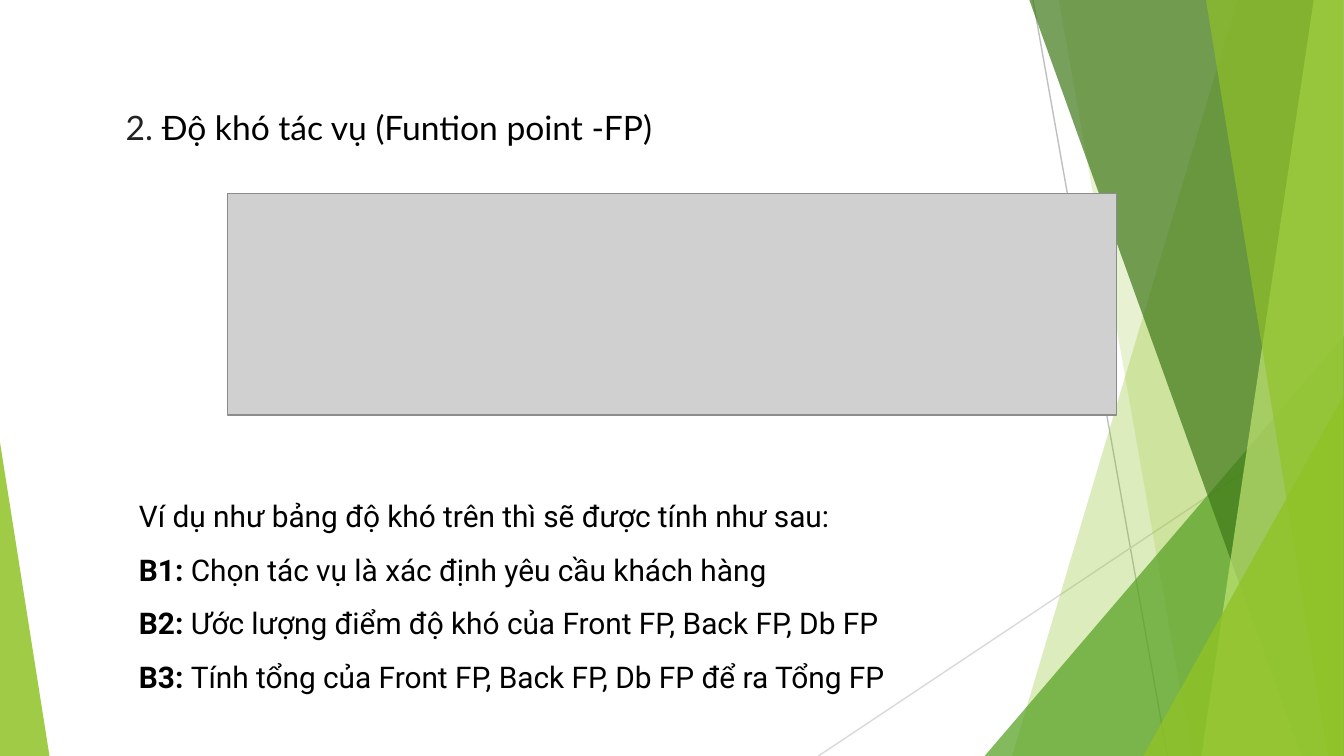
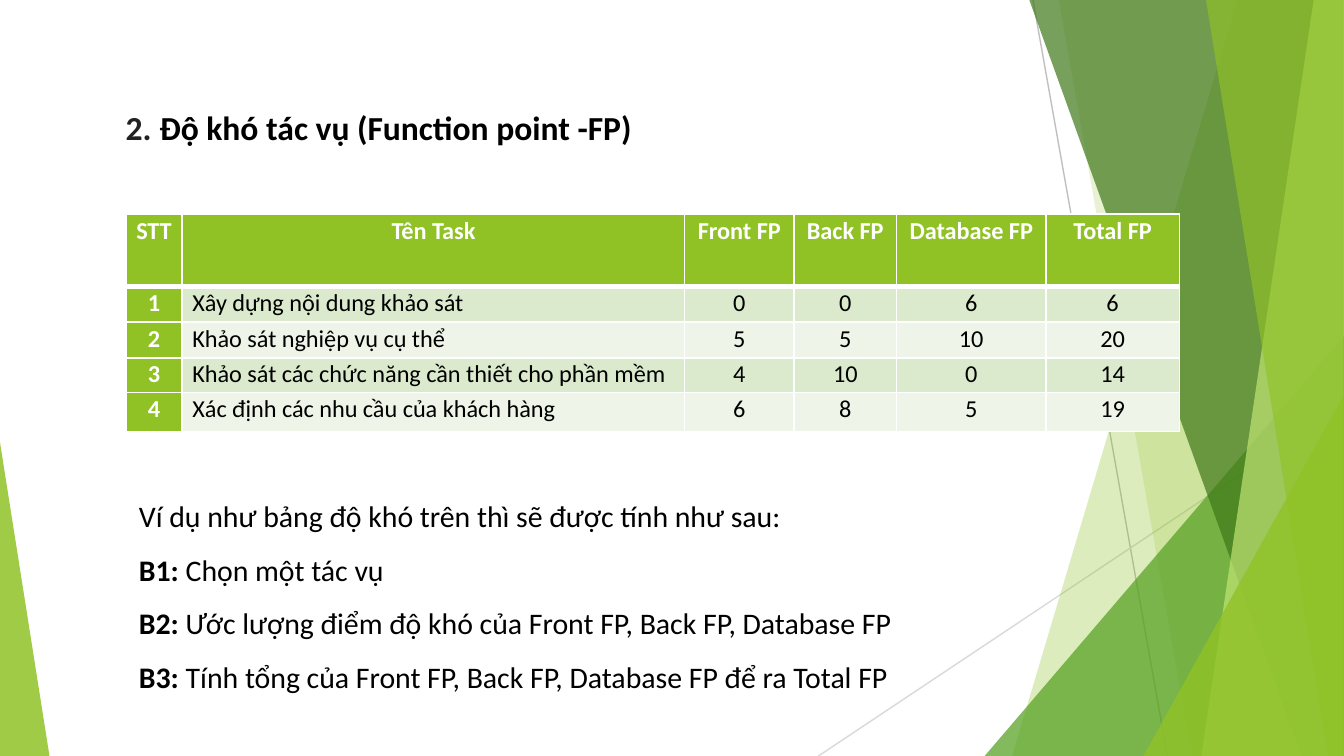
Before and after one commit to EdgarIgnite16/MSP-Project, a slide deck: slide 15 of Report/Nhom9_SingedShop_FinalUltimateVersion.pptx. Drawn at 1344x756 pixels with LibreOffice and Linux fonts; fonts in the diff are those of the drawing; grey boxes stand for pictures. Boxes give left, top, right and bottom in pixels: in the first picture for what was removed or moved away, otherwise in the second. Text is boxed around its words. In the diff, an @@ line names an element or a change of style, - is before the commit and + after.

```diff
--- a/Report/Nhom9_SingedShop_FinalUltimateVersion.pptx
+++ b/Report/Nhom9_SingedShop_FinalUltimateVersion.pptx
@@ text at [126,115,632,146]: text changed; font Lato to Calibri; bold on @@
-2. Độ khó tác vụ (Funtion point -FP)
+2. Độ khó tác vụ (Function point -FP)
@@ picture removed at [227,194,1116,415] @@
@@ table added at [126,214,1179,431], 5 rows, 6 columns @@
+STT | Tên Task | Front FP | Back FP | Database FP | Total FP
+1 | Xây dựng nội dung khảo sát | 0 | 0 | 6 | 6
+2 | Khảo sát nghiệp vụ cụ thể | 5 | 5 | 10 | 20
+3 | Khảo sát các chức năng cần thiết cho phần mềm | 4 | 10 | 0 | 14
+4 | Xác định các nhu cầu của khách hàng | 6 | 8 | 5 | 19
@@ text at [139,506,780,532]: font Roboto to Calibri in "Ví dụ như bảng độ khó trên ..." @@
@@ text at [139,560,891,693]: text changed; font Roboto to Calibri @@
-B1: Chọn tác vụ là xác định yêu cầu khách hàng
-B2: Ước lượng điểm độ khó của Front FP, Back FP, Db FP
-B3: Tính tổng của Front FP, Back FP, Db FP để ra Tổng FP
+B1: Chọn một tác vụ
+B2: Ước lượng điểm độ khó của Front FP, Back FP, Database FP
+B3: Tính tổng của Front FP, Back FP, Database FP để ra Total FP
```
Also in this commit, not shown: 17 other slides changed, 1 slide added, 3 slides removed, 6 other files.
